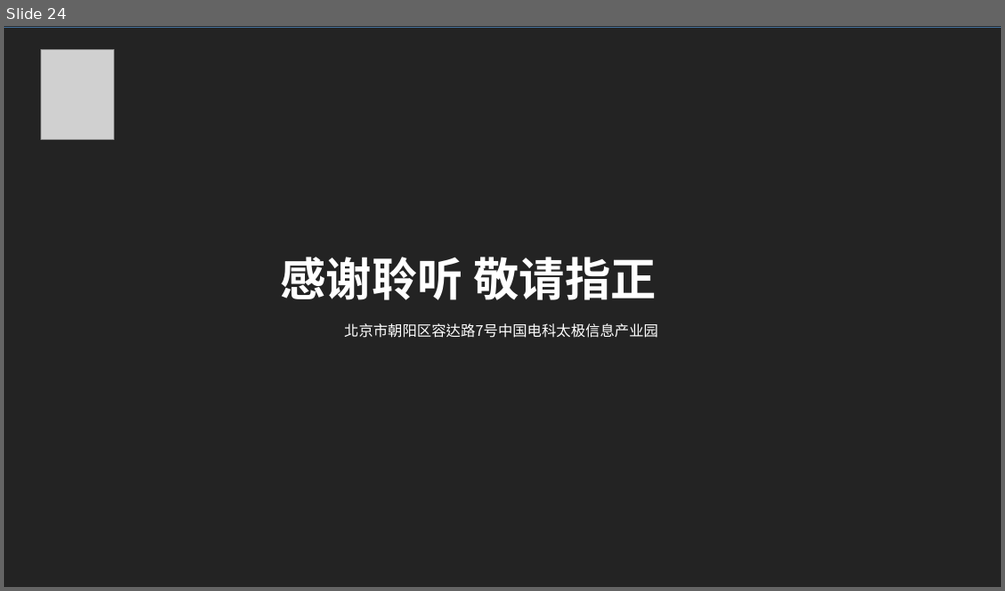
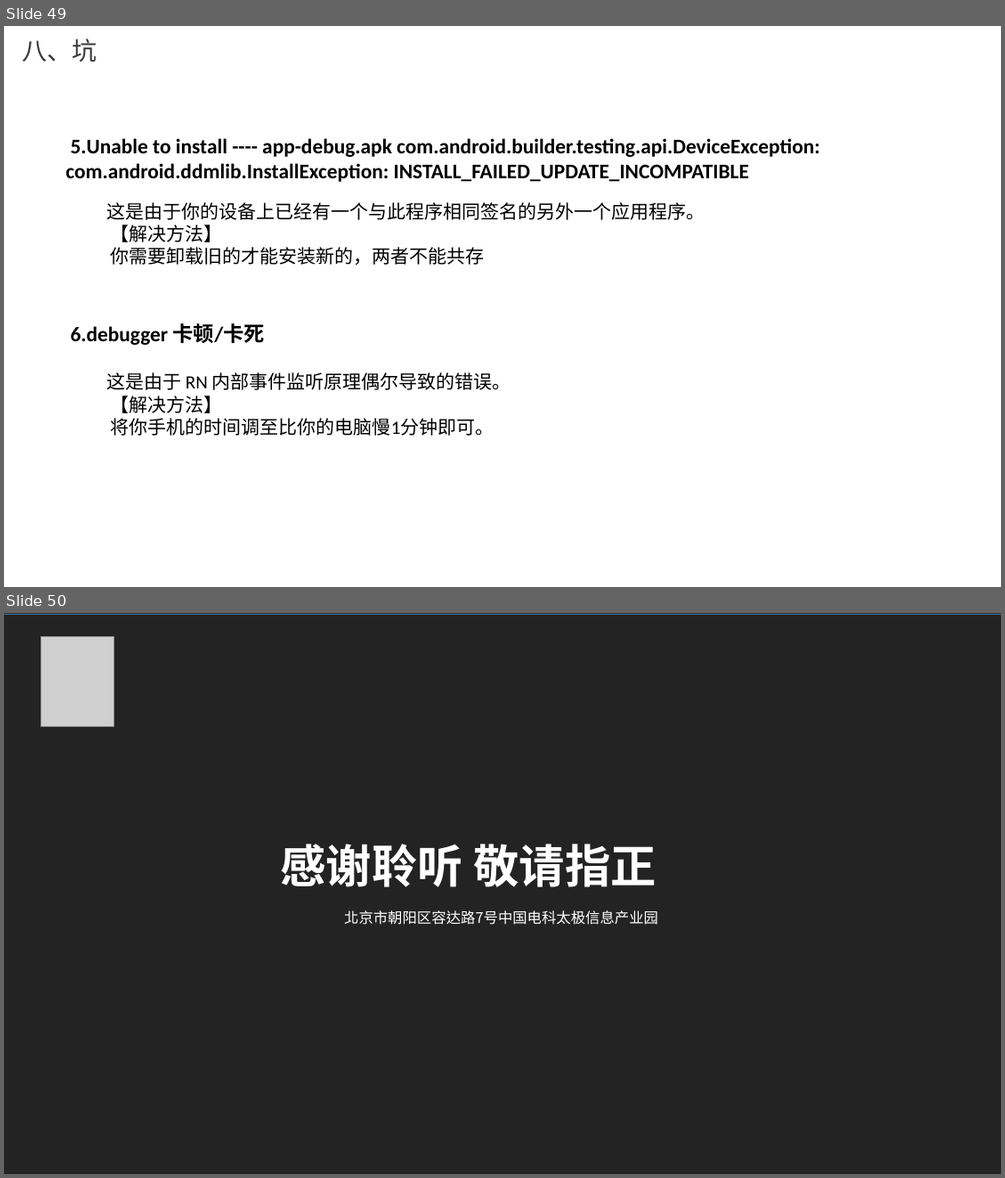
Before and after one commit to whutpsychic/ReactNative, a slide deck: 瑞太智联-RN开发.pptx. Shown one above the other, each under a label of ours: slide 24 before the commit, slides 49 and 50 after it. The pictures are 1005x591 and 1005x1178 pixels, drawn with LibreOffice and Linux fonts; fonts in the diff are those of the drawing; grey boxes stand for pictures; background and template pictures are left out; a plain dark background stands for a picture behind light text. Boxes give left, top, right and bottom in pixels: in the first picture for what was removed or moved away, otherwise in the second. Text is boxed around its words. In the diff, an @@ line names an element or a change of style, - is before the commit and + after.

```diff
--- a/瑞太智联-RN开发.pptx
+++ b/瑞太智联-RN开发.pptx
@@ slide 49 added at [4,26,1001,587], background picture (left out) @@
@@ title added at [22,38,97,62], 24 pt, text #3B3838 @@
+八、坑
@@ text added at [65,138,820,182], 20 pt, text #000000, bold @@
+5.Unable to install ---- app-debug.apk com.android.builder.testing.api.DeviceException: com.android.ddmlib.InstallException: INSTALL_FAILED_UPDATE_INCOMPATIBLE
@@ text added at [106,202,704,265], 18 pt, text #000000 @@
+这是由于你的设备上已经有一个与此程序相同签名的另外一个应用程序。
+【解决方法】
+你需要卸载旧的才能安装新的，两者不能共存
@@ text added at [71,323,266,345], 20 pt, text #000000, bold @@
+6.debugger 卡顿/卡死
@@ text added at [106,372,511,435], 18 pt, text #000000 @@
+这是由于 RN 内部事件监听原理偶尔导致的错误。
+【解决方法】
+将你手机的时间调至比你的电脑慢1分钟即可。
@@ what was slide 24 is now slide 50 @@
```
Also in this commit, not shown: 26 other slides added, 1 slide removed, 1 other file.
